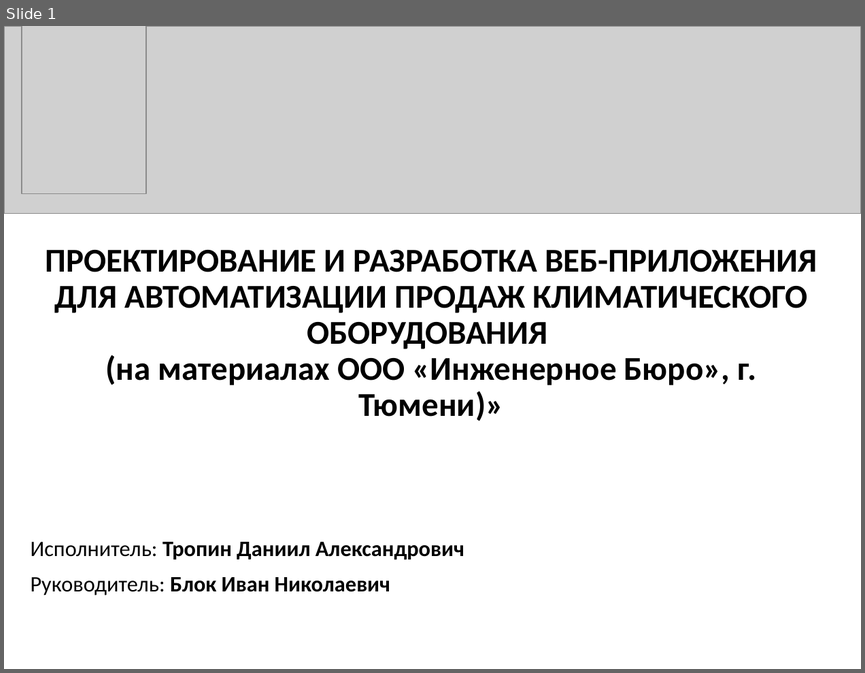
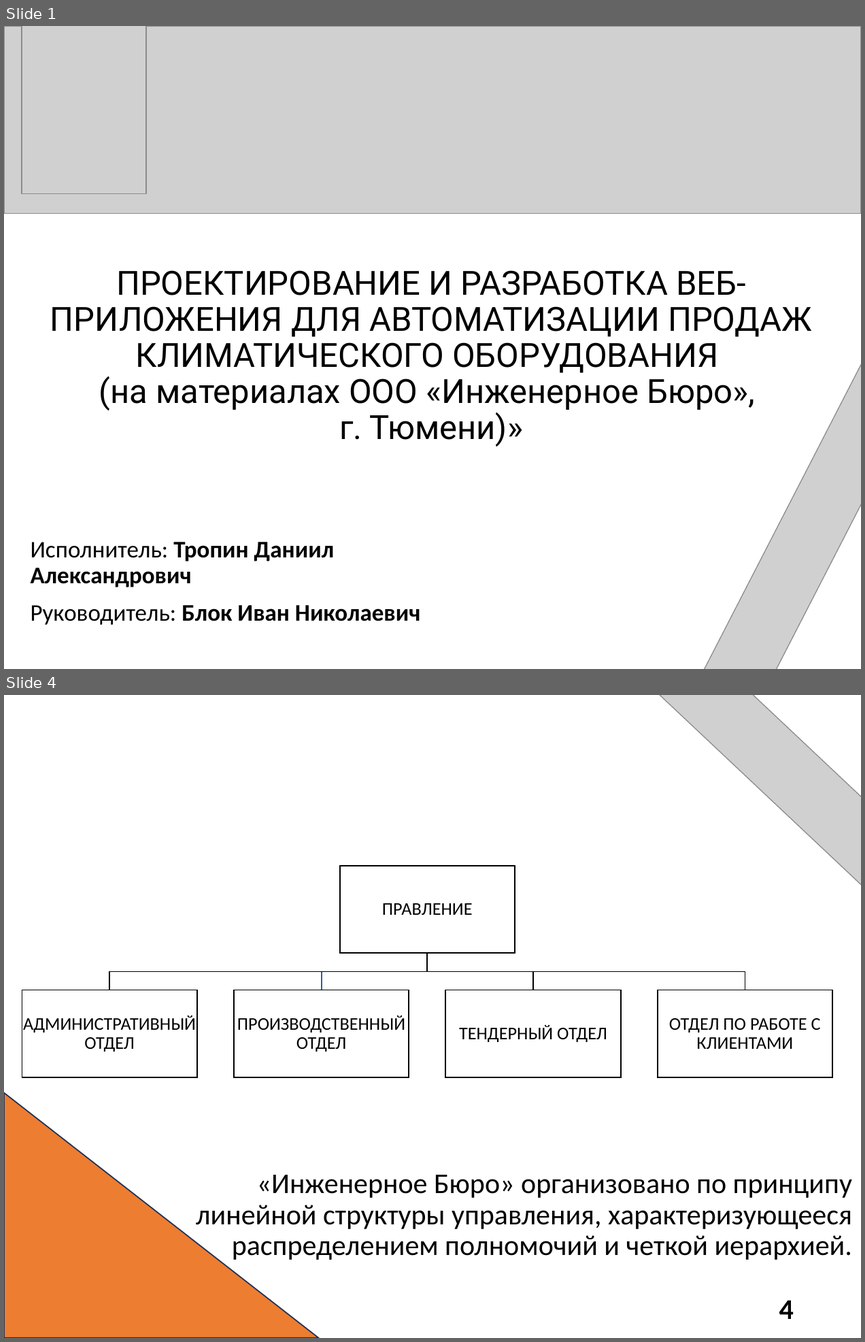
Before and after one commit to DaniilTropin11/IB-Company, a slide deck: ПРАВКИ_Презентация ВКР ВО.pptx. Shown one above the other, each under a label of ours: slide 1 before the commit, slides 1 and 4 after it; the slides between them are not shown. The pictures are 865x673 and 865x1342 pixels, drawn with LibreOffice and Linux fonts; fonts in the diff are those of the drawing; grey boxes stand for pictures. Boxes give left, top, right and bottom in pixels: in the first picture for what was removed or moved away, otherwise in the second. Text is boxed around its words. In the diff, an @@ line names an element or a change of style, - is before the commit and + after.

```diff
--- a/ПРАВКИ_Презентация ВКР ВО.pptx
+++ b/ПРАВКИ_Презентация ВКР ВО.pptx
@@ slide 4 added at (4, 695, 861, 1338), background #FFFFFF @@
@@ picture added at (605, 695, 861, 1084) @@
@@ group added at (22, 866, 832, 1077): 5 rectangles, 5 texts, 4 freeform shapes @@
+ПРАВЛЕНИЕ
+АДМИНИСТРАТИВНЫЙ ОТДЕЛ
+ПРОИЗВОДСТВЕННЫЙ ОТДЕЛ
+ТЕНДЕРНЫЙ ОТДЕЛ
+ОТДЕЛ ПО РАБОТЕ С КЛИЕНТАМИ
@@ right triangle added at (4, 1093, 318, 1338), fill #ED7D31, outline #1E3256 1 pt @@
@@ title added at (196, 1174, 852, 1259), 24 pt, text #000000 @@
+«Инженерное Бюро» организовано по принципу линейной структуры управления, характеризующееся распределением полномочий и четкой иерархией.
@@ page number added at (779, 1300, 793, 1319), 24 pt, text #000000, bold @@
+4
@@ slide 1 changed as well @@
@@ picture added at (645, 214, 861, 669) @@
@@ title "ПРОЕКТИРОВАНИЕ И РАЗРАБОТКА ВЕБ-ПРИЛОЖЕНИЯ ДЛЯ ...": place and size @@
-title "ПРОЕКТИРОВАНИЕ И РАЗРАБОТКА ВЕБ-ПРИЛОЖЕНИЯ ДЛЯ ..." at (45, 250, 817, 421)
+title "ПРОЕКТИРОВАНИЕ И РАЗРАБОТКА ВЕБ-ПРИЛОЖЕНИЯ ДЛЯ ..." at (50, 270, 812, 446)
@@ title "ПРОЕКТИРОВАНИЕ И РАЗРАБОТКА ВЕБ-ПРИЛОЖЕНИЯ ДЛЯ ..." at (50, 270, 812, 446): font Calibri to Roboto, bold off @@
@@ subtitle "Исполнитель: Тропин Даниил Александрович" at (31, 541, 420, 624): size 18.5 to 20 pt @@
```
Also in this commit, not shown: 9 other slides changed, 5 other slides added, 8 slides removed.
